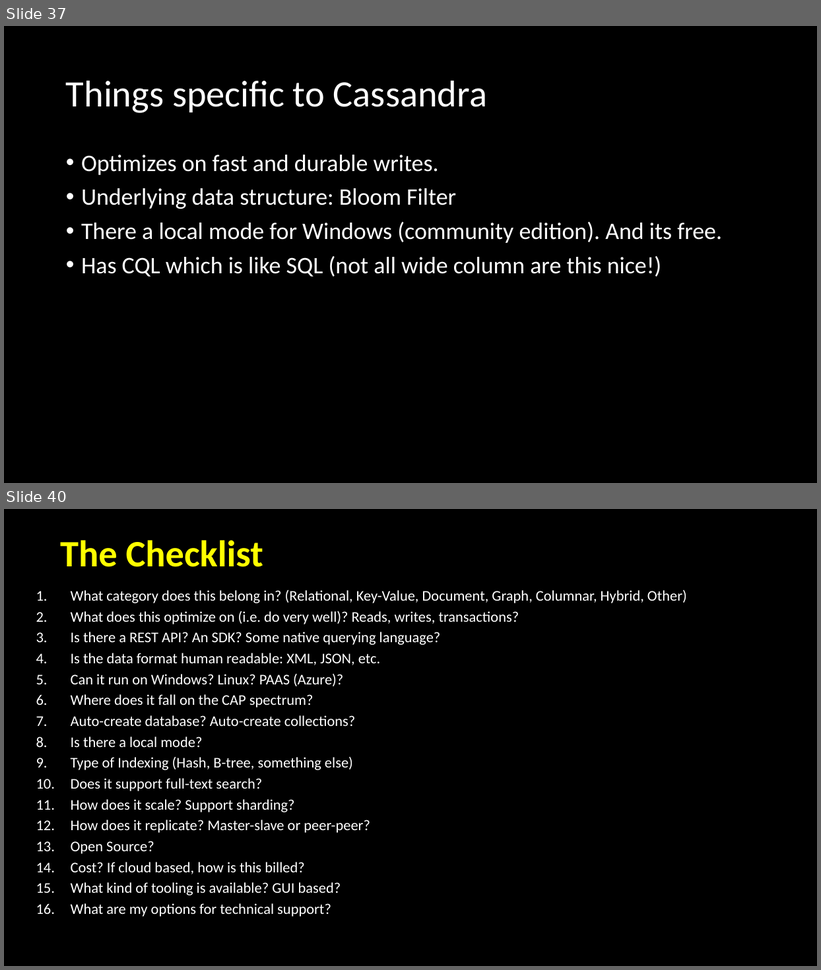
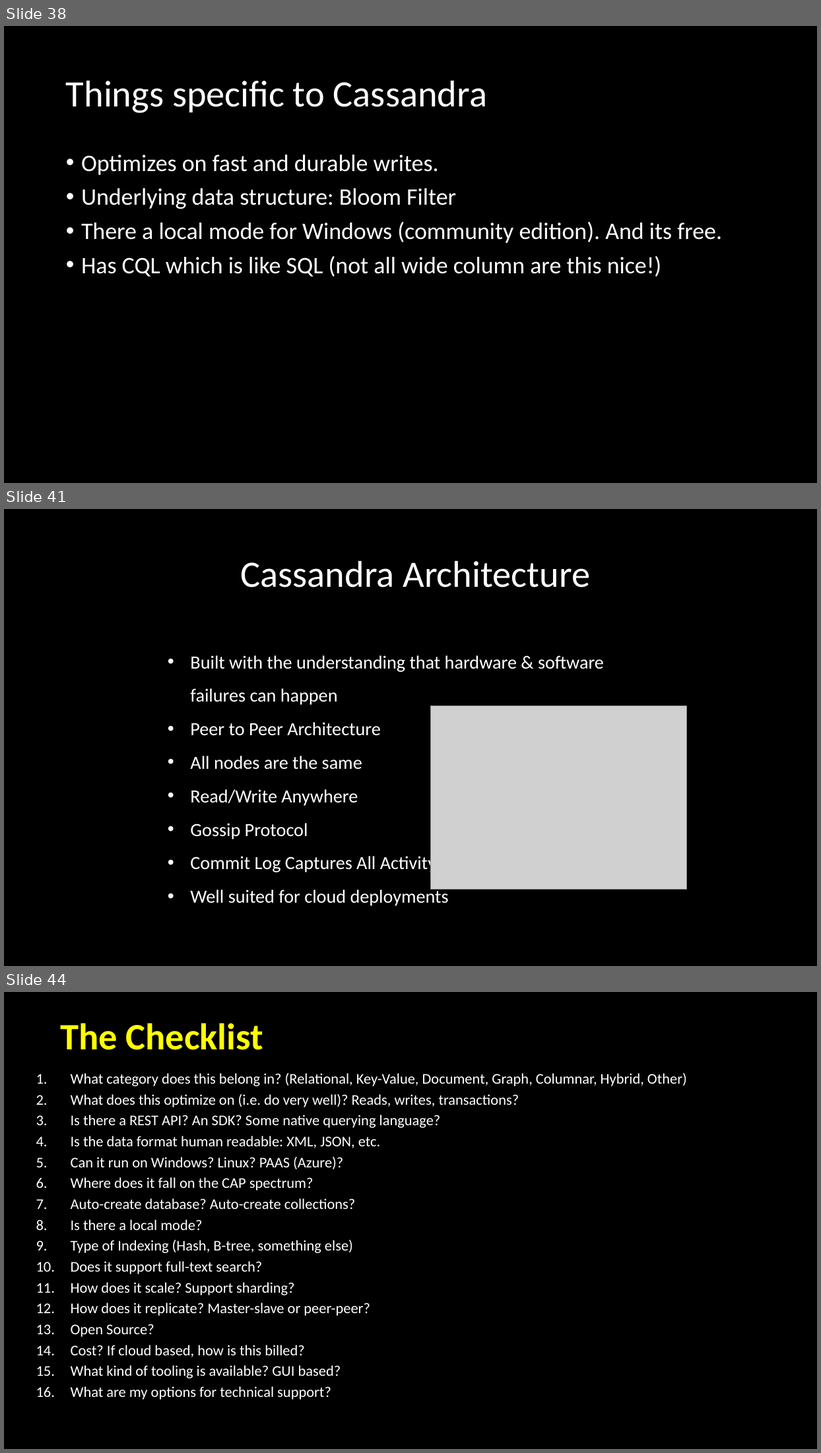
Before and after one commit to davidjeet/NoSQL-Whirlwind, a slide deck: NoSQLWhirlwind supprting images.pptx. Shown one above the other, each under a label of ours: slides 37 and 40 before the commit, slides 38, 41 and 44 after it; the slides between them are not shown. The pictures are 821x970 and 821x1453 pixels, drawn with LibreOffice and Linux fonts; fonts in the diff are those of the drawing; grey boxes stand for pictures. Boxes give left, top, right and bottom in pixels: in the first picture for what was removed or moved away, otherwise in the second. Text is boxed around its words. In the diff, an @@ line names an element or a change of style, - is before the commit and + after.

Commit message:
Cassandra app + assets update + walkthru update
Cassandra app + assets update + walkthru update

```diff
--- a/NoSQLWhirlwind supprting images.pptx
+++ b/NoSQLWhirlwind supprting images.pptx
@@ slide 41 added at box(4, 509, 817, 966), background #000000 @@
@@ title added at box(240, 560, 590, 588), 44 pt, text #FFFFFF @@
+Cassandra Architecture
@@ text added at box(190, 656, 604, 906), 22 pt, text #FFFFFF @@
+• Built with the understanding that hardware & software failures can happen
+• Peer to Peer Architecture
+• All nodes are the same
+• Read/Write Anywhere
+• Gossip Protocol
+• Commit Log Captures All Activity
+• Well suited for cloud deployments
@@ picture added at box(431, 706, 687, 890) @@
@@ what was slide 37 is now slide 38 @@
@@ what was slide 40 is now slide 44 @@
```
Also in this commit, not shown: 1 slide changed, 5 other slides added, 4 slides removed, 40 other files.
